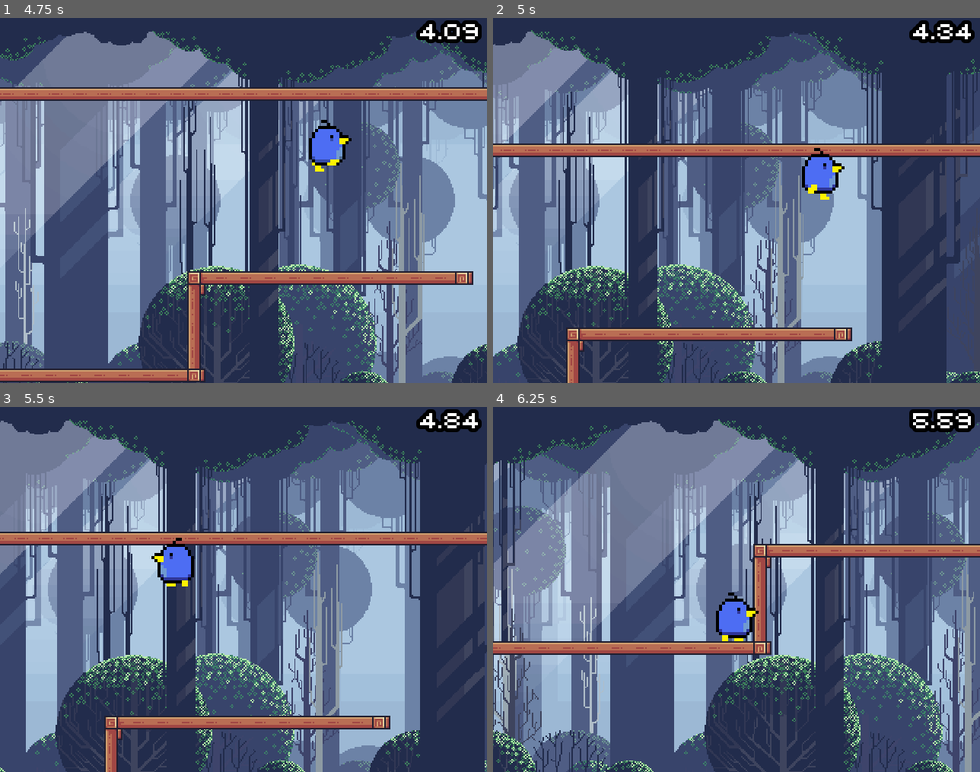
Above: before the commit, frames 1-4 (two rows, left to right).
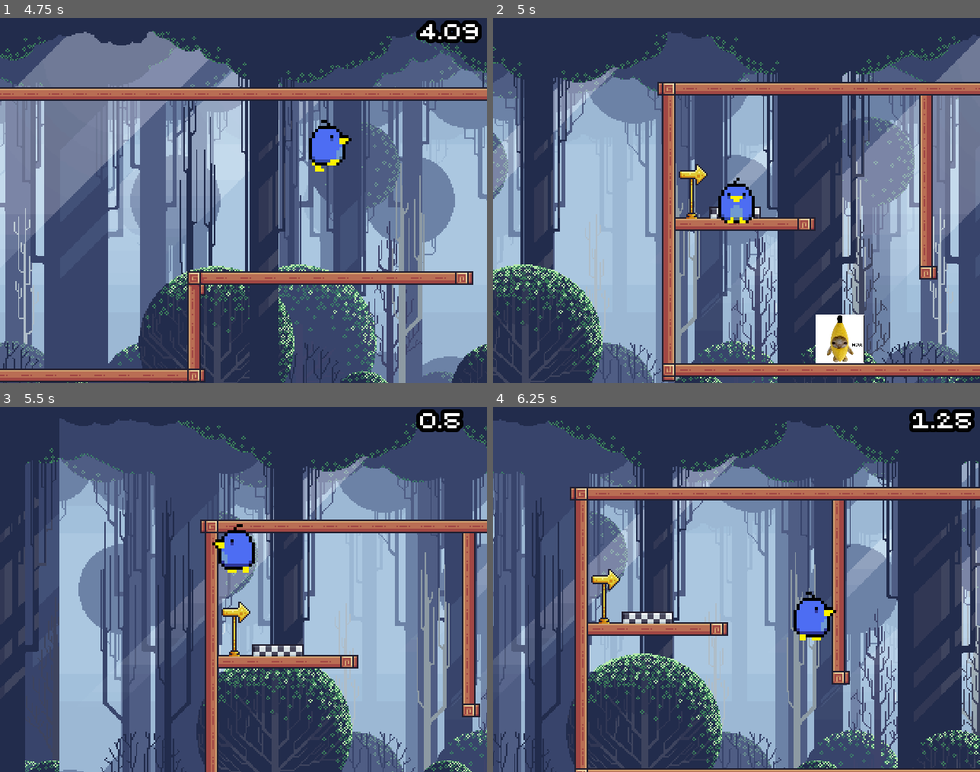
Above: after the commit, the same moments.

Repository: Kynannn/GodotGameApr-June
Game: Godot game, scene res://menu.tscn
Two runs of this game, one before a commit and one after it. Both use one fixed random seed, a clock stepped at 60 frames per second and the inputs below. Video files are missing from this copy of the repository; at most half a second of black plays in their place.
Inputs:
- Up to frame 1 (4.75 s): click "Play" at 0.5 s; tap Enter (ui_accept) at 1.25, 1.52, 2.27, 3.77, 4.52 s; hold Right (ui_right) 1.28-2.78 s; hold Left (ui_left) 2.78-3.53 s; hold Right (ui_right) from 3.53 s (still down)
- Up to frame 2 (5 s): keep holding Right (ui_right); tap R (reset, bound only after the commit) at 4.9 s
- Up to frame 3 (5.5 s): release Right (ui_right) at 5.03 s; hold Left (ui_left) from 5.03 s (still down); tap Enter (ui_accept) at 5.27 s
- Up to frame 4 (6.25 s): release Left (ui_left) at 5.78 s; hold Right (ui_right) from 5.78 s (still down)

Frame 1 is identical in both runs. In frame 2, 78% of the frame differs, in the area x 0-100%, y 0-100%; in frame 3, 77%; in frame 4, 82%.

Commit message:
hell yeah the timer resets now

Diff:
--- a/Global.gd
+++ b/Global.gd
@@ -2,3 +2,10 @@
 
 var speedrun_time = 0
 var complete_time = "0"
+
+signal ResetTimer()
+
+func _process(_delta):
+	if Input.is_action_just_released("reset"):
+		Global.speedrun_time = 0.0
+		get_tree().reload_current_scene()
--- a/PauseMenu.tscn
+++ b/PauseMenu.tscn
@@ -1,6 +1,7 @@
-[gd_scene load_steps=7 format=3 uid="uid://4psi25sn7y0w"]
+[gd_scene load_steps=8 format=3 uid="uid://4psi25sn7y0w"]
 
 [ext_resource type="Shader" path="res://PauseMenu.gdshader" id="1_i48b3"]
+[ext_resource type="FontFile" uid="uid://bumelrknnwxkf" path="res://8-bit-hud.ttf" id="2_ikuee"]
 
 [sub_resource type="GDScript" id="GDScript_qb1mc"]
 script/source = "extends Control
@@ -28,11 +29,13 @@
 
 
 func _on_restart_pressed():
+	Global.speedrun_time = 0.0
 	resume()
 	get_tree().reload_current_scene()
 
 func _on_quit_pressed():
-	get_tree().quit()
+	resume()
+	get_tree().change_scene_to_file(\"res://menu.tscn\")
 
 func _process(delta):
 	testEsc()
@@ -204,14 +207,20 @@
 
 [node name="Resume" type="Button" parent="MarginContainer/VBoxContainer"]
 layout_mode = 2
+theme_override_fonts/font = ExtResource("2_ikuee")
+theme_override_font_sizes/font_size = 18
 text = "Resume"
 
 [node name="Restart" type="Button" parent="MarginContainer/VBoxContainer"]
 layout_mode = 2
+theme_override_fonts/font = ExtResource("2_ikuee")
+theme_override_font_sizes/font_size = 15
 text = "Restart"
 
 [node name="Quit" type="Button" parent="MarginContainer/VBoxContainer"]
 layout_mode = 2
+theme_override_fonts/font = ExtResource("2_ikuee")
+theme_override_font_sizes/font_size = 16
 text = "Quit"
 
 [node name="AnimationPlayer" type="AnimationPlayer" parent="."]
--- a/menu.gd
+++ b/menu.gd
@@ -1,4 +1,6 @@
 extends Control
+
+
 
 func _on_play_pressed():
 	get_tree().change_scene_to_file("res://cutscene_opening.tscn")
--- a/project.godot
+++ b/project.godot
@@ -52,6 +52,11 @@
 , Object(InputEventJoypadButton,"resource_local_to_scene":false,"resource_name":"","device":-1,"button_index":6,"pressure":0.0,"pressed":false,"script":null)
 ]
 }
+reset={
+"deadzone": 0.5,
+"events": [Object(InputEventKey,"resource_local_to_scene":false,"resource_name":"","device":-1,"window_id":0,"alt_pressed":false,"shift_pressed":false,"ctrl_pressed":false,"meta_pressed":false,"pressed":false,"keycode":0,"physical_keycode":82,"key_label":0,"unicode":114,"echo":false,"script":null)
+]
+}
 
 [rendering]
 
